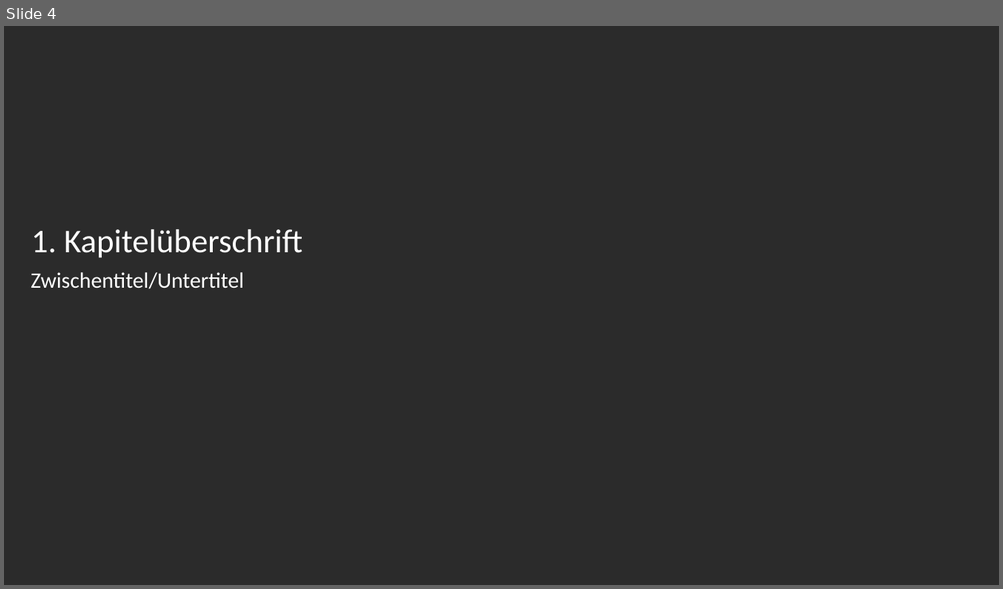
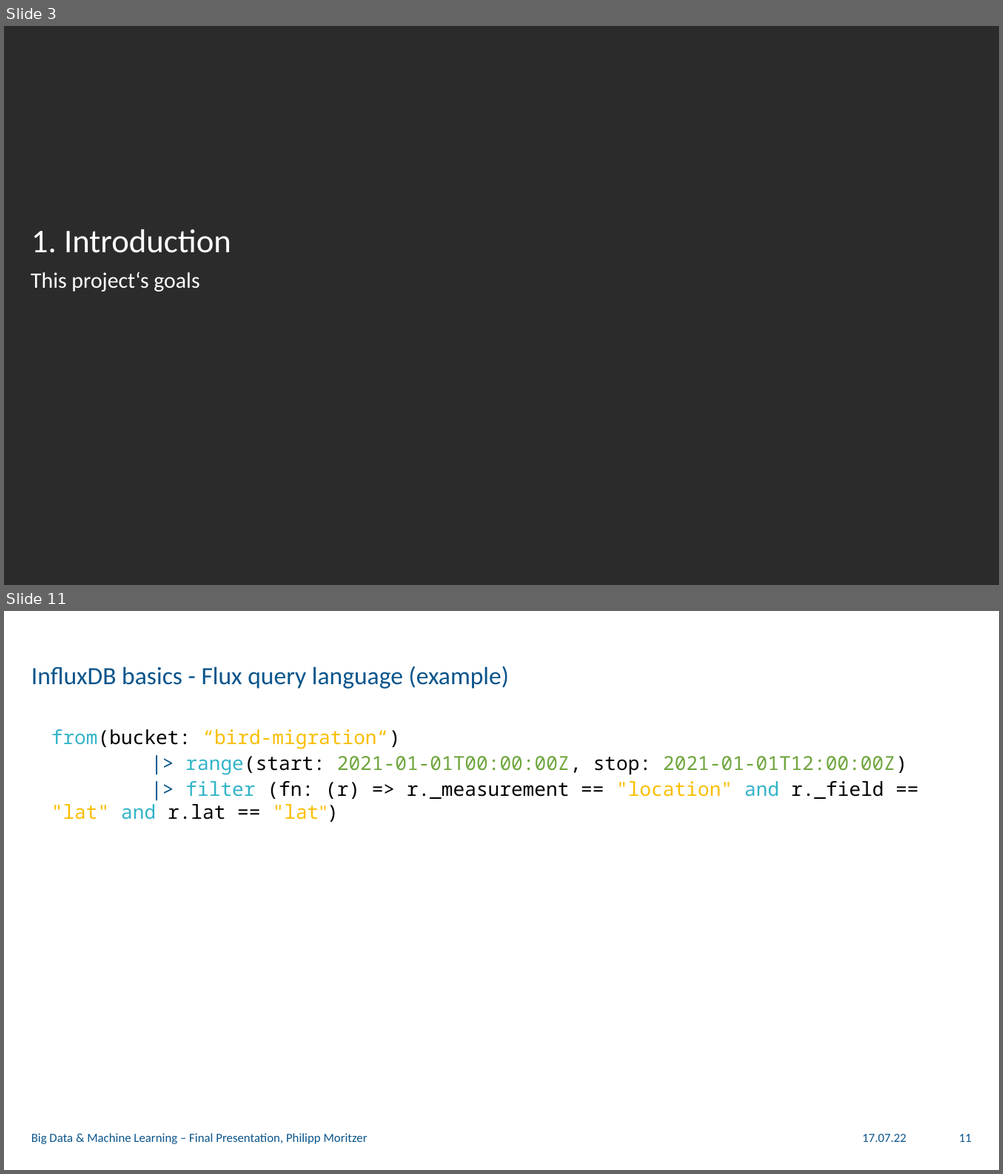
Before and after one commit to philippmoritzer/bd-ml-project, a slide deck: docs/presentation.pptx. Shown one above the other, each under a label of ours: slide 4 before the commit, slides 3 and 11 after it; the slides between them are not shown. The pictures are 1003x589 and 1003x1174 pixels, drawn with LibreOffice and Linux fonts; fonts in the diff are those of the drawing; background and template pictures are left out; a plain dark background stands for a picture behind light text. Boxes give left, top, right and bottom in pixels: in the first picture for what was removed or moved away, otherwise in the second. Text is boxed around its words. In the diff, an @@ line names an element or a change of style, - is before the commit and + after.

Commit message:
spelling

```diff
--- a/docs/presentation.pptx
+++ b/docs/presentation.pptx
@@ slide 11 added at (4,611,999,1170), background picture (left out) @@
@@ title added at (31,666,509,689), 18 pt, text #0A558C @@
+InfluxDB basics - Flux query language (example)
@@ text added at (51,729,907,822), 14 pt, text #000000 @@
+    from(bucket: “bird-migration“)
+    |> range(start: 2021-01-01T00:00:00Z, stop: 2021-01-01T12:00:00Z)
+    |> filter (fn: (r) => r._measurement == "location" and r._field == "lat" and r.lat == "lat")
@@ text added at (31,1133,367,1145), 9 pt, text #0A558C @@
+Big Data & Machine Learning – Final Presentation, Philipp Moritzer
@@ text added at (862,1134,906,1142), 9 pt, text #0A558C @@
+17.07.22
@@ page number added at (959,1134,971,1142), 9 pt, text #0A558C @@
+11
@@ what was slide 4 is now slide 3 @@
@@ slide 3 changed as well @@
@@ title at (31,230,231,253): text changed @@
-1. Kapitelüberschrift
+1. Introduction
@@ text at (31,272,199,292): text changed @@
-Zwischentitel/Untertitel
+This project‘s goals
```
Also in this commit, not shown: 13 other slides changed, 19 other slides added, 11 slides removed.
